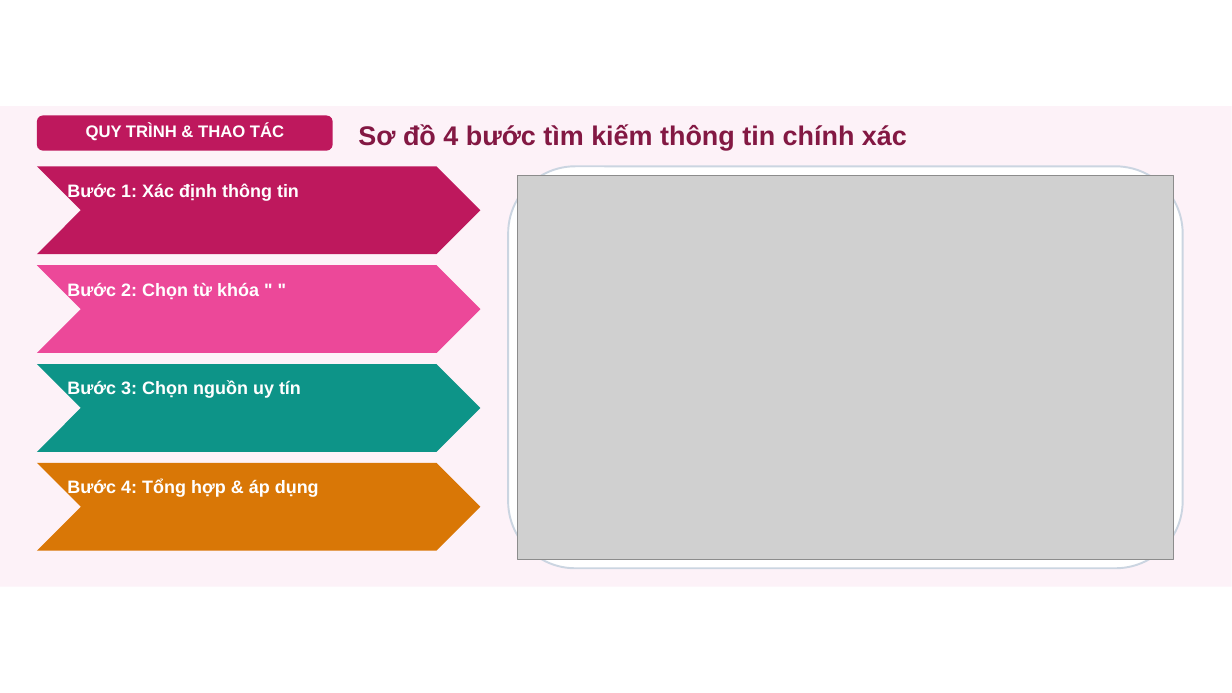
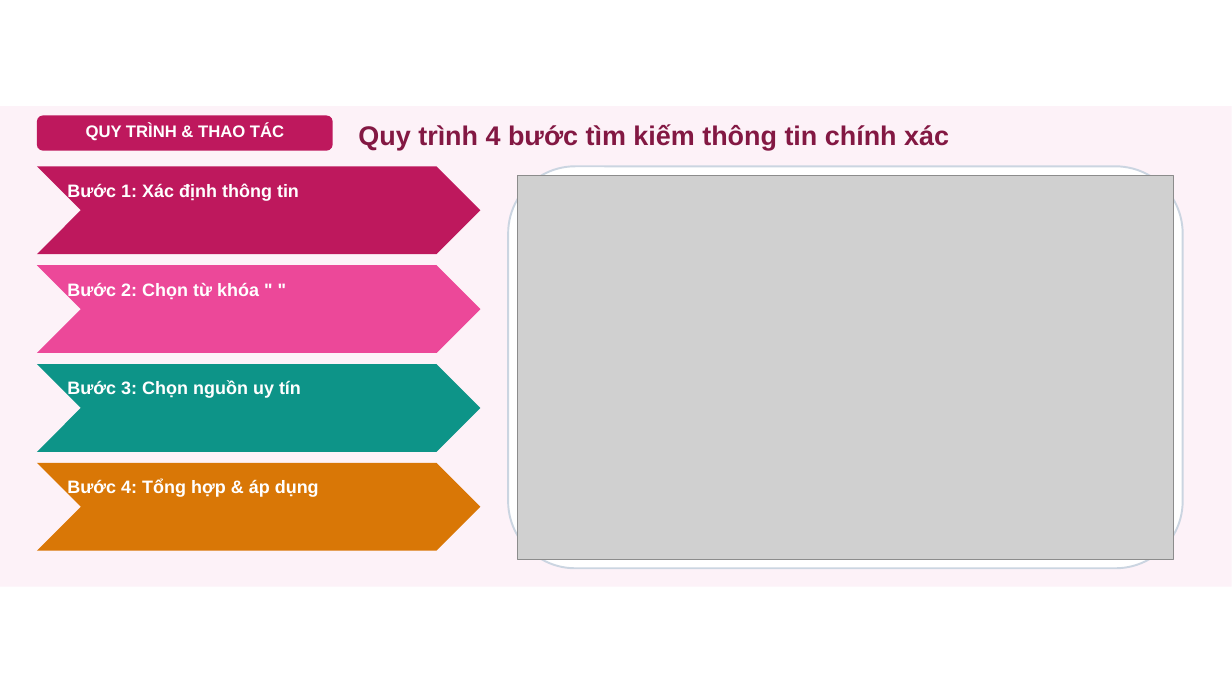
Before and after one commit to dinhnguyenhnue/UNIGO, a slide deck: slide 4 of KHBD_Tin_học/Lớp_5/Tuần_04/Slide_Tin_hoc_Lop_5_Bai03_04.pptx. Drawn at 1232x693 pixels with LibreOffice and Linux fonts; fonts in the diff are those of the drawing; grey boxes stand for pictures; background and template pictures are left out. Boxes give left, top, right and bottom in pixels: in the first picture for what was removed or moved away, otherwise in the second. Text is boxed around its words. In the diff, an @@ line names an element or a change of style, - is before the commit and + after.

```diff
--- a/KHBD_Tin_học/Lớp_5/Tuần_04/Slide_Tin_hoc_Lop_5_Bai03_04.pptx
+++ b/KHBD_Tin_học/Lớp_5/Tuần_04/Slide_Tin_hoc_Lop_5_Bai03_04.pptx
@@ text at [358, 124, 949, 150]: text changed @@
-Sơ đồ 4 bước tìm kiếm thông tin chính xác
+Quy trình 4 bước tìm kiếm thông tin chính xác
```
Also in this commit, not shown: 12 other files.
